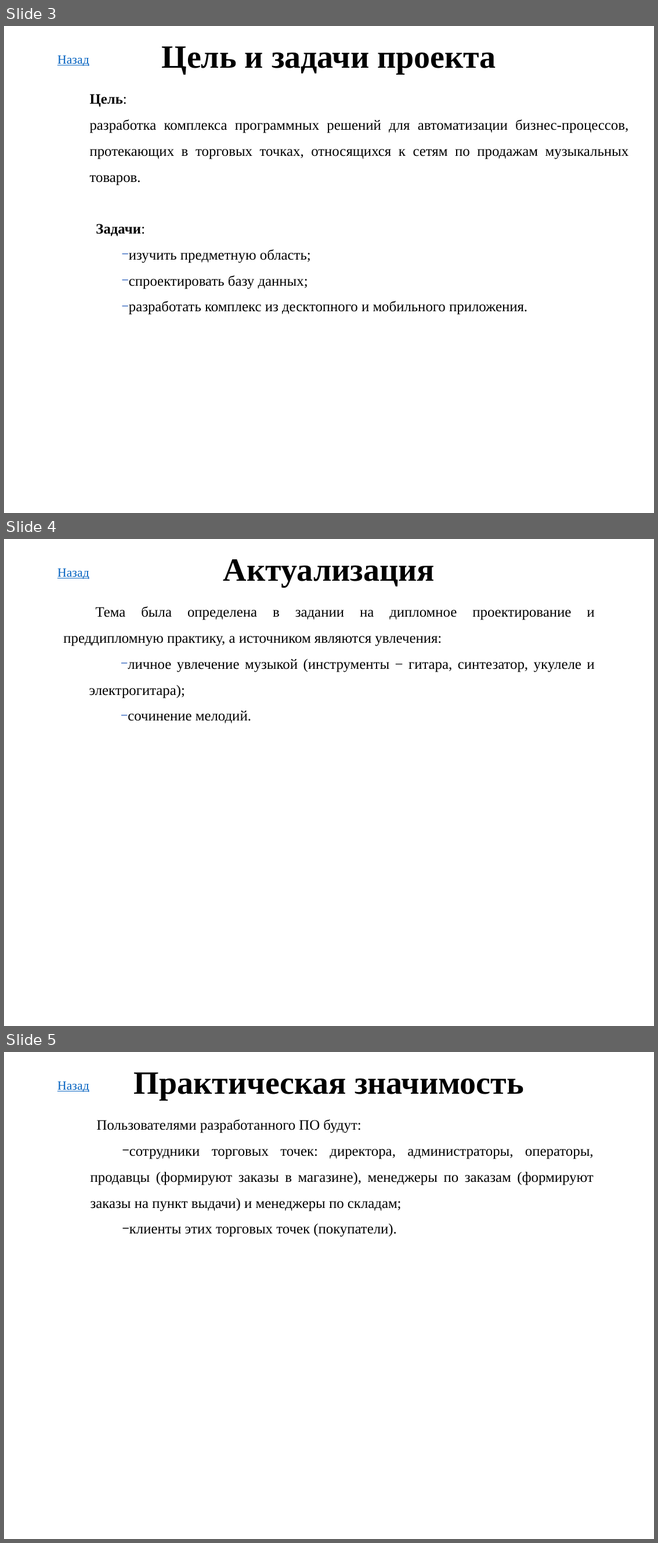
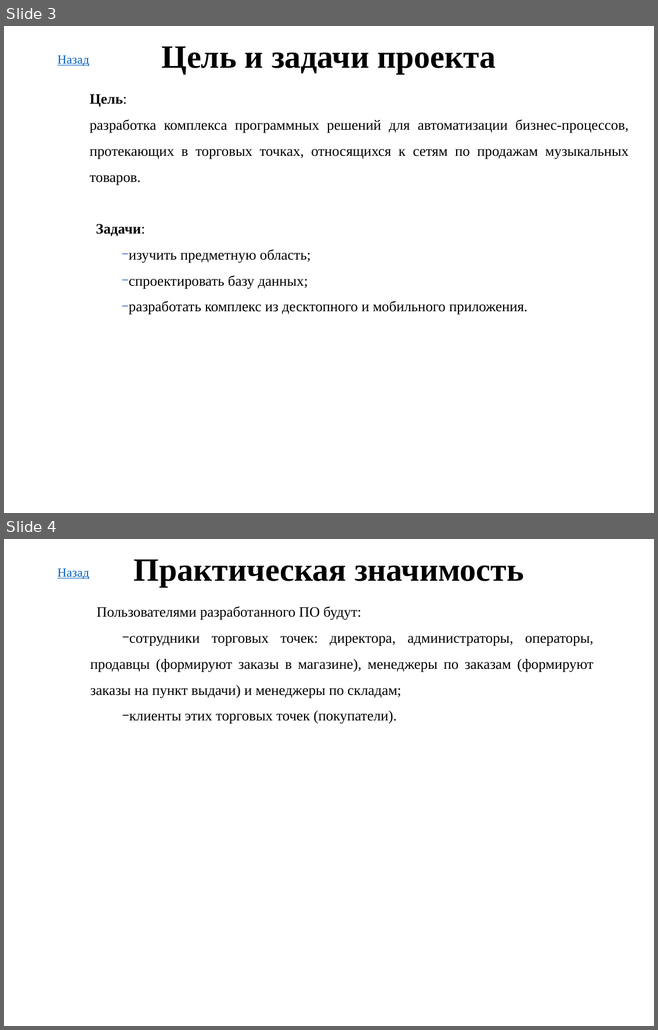
Before and after one commit to AntonSidorov1/DiplomProject, a slide deck: сидоров антон дмитриевич, Группа 493 - Презентация.pptx. Shown one above the other, each under a label of ours: slides 3, 4 and 5 before the commit, slides 3 and 4 after it. The pictures are 658x1543 and 658x1030 pixels, drawn with LibreOffice and Linux fonts; fonts in the diff are those of the drawing. Boxes give left, top, right and bottom in pixels: in the first picture for what was removed or moved away, otherwise in the second. Text is boxed around its words. In the diff, an @@ line names an element or a change of style, - is before the commit and + after.

```diff
--- a/сидоров антон дмитриевич, Группа 493 - Презентация.pptx
+++ b/сидоров антон дмитриевич, Группа 493 - Презентация.pptx
@@ slide 4 removed at bbox=[4, 539, 654, 1026], background #FFFFFF @@
@@ text removed at bbox=[57, 568, 89, 579] @@
-Назад
@@ text removed at bbox=[223, 559, 434, 587] @@
-Актуализация
@@ text removed at bbox=[63, 606, 594, 723] @@
-Тема была определена в задании на дипломное проектирование и преддипломную практику, а источником являются увлечения:
-− личное увлечение музыкой (инструменты − гитара, синтезатор, укулеле и электрогитара);
-− сочинение мелодий.
@@ what was slide 5 is now slide 4 @@
```
Also in this commit, not shown: 1 slide changed, 55 other files.
